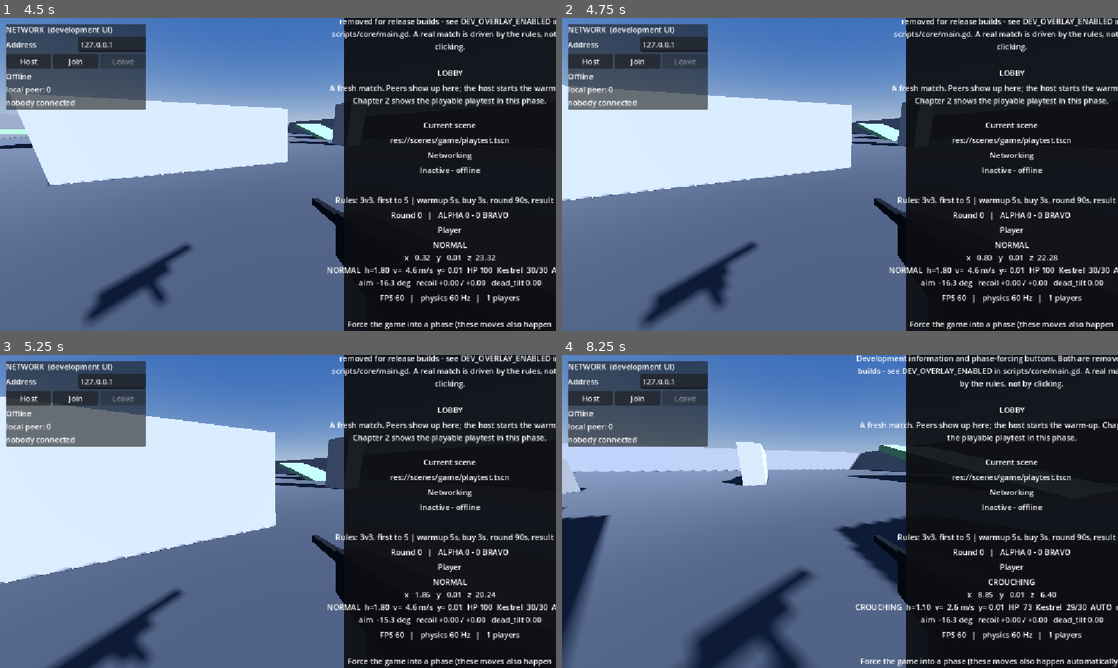
Above: before the commit, frames 1-4 (two rows, left to right).
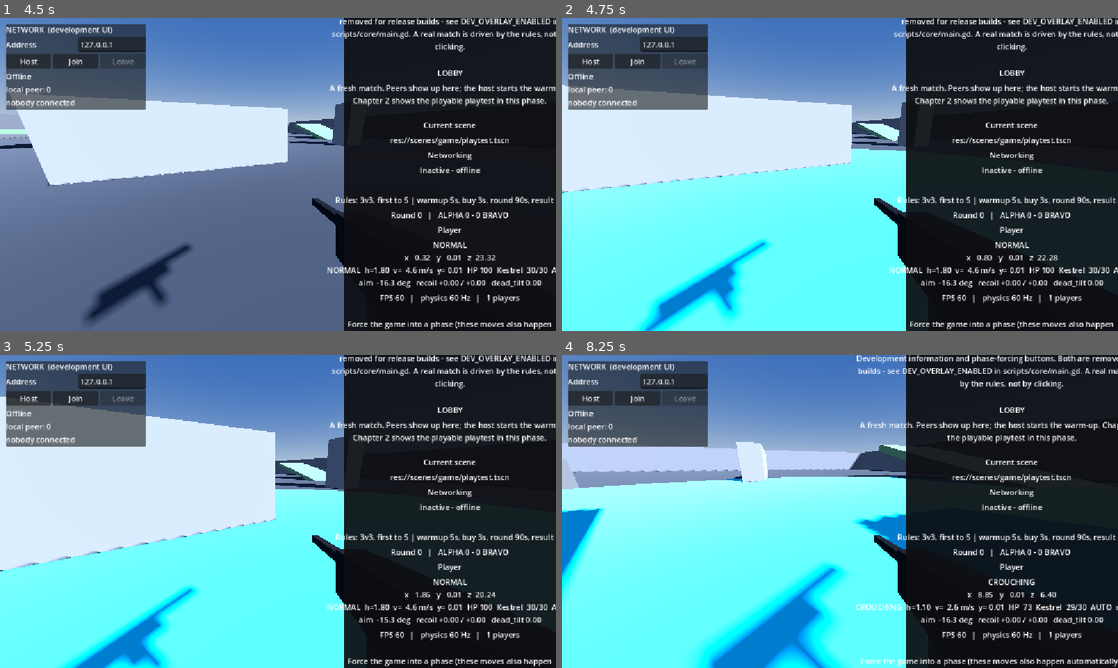
Above: after the commit, the same moments.

Repository: haroonirfan123/tactical-fps
Game: Godot game, scene res://scenes/core/main.tscn
Same seed, same stepped clock (60 frames per second), same inputs: the game is played once before the commit and once after it.
Inputs (mouse positions are in pixels of both pictures, inside the frame that each line leads up to):
- Up to frame 1 (4.5 s): tap Enter at 0.5 s; move the mouse to (400, 158) at 0.52 s; hold D (move_right) 0.53-1.25 s; hold F (echo_field) 0.53-1.25 s; tap Space (jump) at 0.77 s; click "Host game" at 1.25 s; click "Play offline (no networking)" at 2 s; click "Host" at 2.75 s; click "Join" at 3.5 s; move the mouse to (250, 174) at 4.27 s; hold W (move_forward) from 4.28 s (still down); tap Ctrl (crouch) at 4.35 s
- Up to frame 2 (4.75 s): keep holding W (move_forward); tap F (echo_field) at 4.55 s
- Up to frame 3 (5.25 s): keep holding W (move_forward); move the mouse to (289, 505) at 5.02 s; hold F (echo_field) from 5.03 s (still down)
- Up to frame 4 (8.25 s): keep holding W (move_forward); move the mouse to (834, 517) at 5.77 s; release F (echo_field) at 5.78 s; click (834, 517) at 5.85 s; tap F (echo_field) at 6.05, 6.8, 7.35 s; move the mouse to (878, 514) at 6.52 s; hold Shift (sprint) 6.53-7.28 s; tap R (reload) at 7.15 s; move the mouse to (795, 508) at 7.27 s; move the mouse to (845, 511) at 8.02 s; hold Ctrl (crouch) from 8.03 s (still down)

Frame 1 is identical in both runs. In frame 2, 31% of the frame differs, in the area x 0-62%, y 41-100%; in frame 3, 26%; in frame 4, 37%, in the area x 0-62%, y 38-100%.
Error before the commit: Invalid assignment of property or key 'radius' with value of type 'float' on a base object of type 'CylinderMesh'. (res://scripts/game/echo_field.gd:69)

Commit message:
updated game

Diff:
--- a/scripts/game/echo_field.gd
+++ b/scripts/game/echo_field.gd
@@ -66,13 +66,14 @@
 	mesh_instance.name = "FieldMesh"
 
 	var cylinder_mesh := CylinderMesh.new()
-	cylinder_mesh.radius = detection_radius
+	cylinder_mesh.top_radius = detection_radius
+	cylinder_mesh.bottom_radius = detection_radius
 	cylinder_mesh.height = 0.2
 	mesh_instance.mesh = cylinder_mesh
 
 	var material := StandardMaterial3D.new()
-	material.albedo_color = Color(0.2, 0.8, 1.0)
-	material.transparency = 1
+	material.albedo_color = Color(0.2, 0.8, 1.0, 0.3)
+	material.transparency = 0
 	material.render_priority = 1
 	material.cull_mode = StandardMaterial3D.CULL_BACK
 	mesh_instance.material_override = material
@@ -141,9 +142,14 @@
 
 
 ## Called by a player to deploy the Echo Field.
-## Validates on server, then activates.
+## Validates on server, then activates. In offline mode, runs locally.
 @rpc("any_peer", "call_remote", "reliable")
 func request_deploy(position: Vector3) -> void:
+	# In offline mode, execute locally instead of via RPC
+	if not NetworkManager.is_online:
+		_request_deploy_local(position)
+		return
+
 	if not multiplayer.is_server():
 		return
 
@@ -170,6 +176,31 @@
 	position = result.position
 
 	_activate(position, sender, player.state.team)
+
+
+## Local deployment for offline mode.
+func _request_deploy_local(position: Vector3) -> void:
+	var player = NetworkManager.get_local_player()
+	if player == null or not player.state.is_alive:
+		return
+
+	if _cooldown_remaining > 0.0:
+		return
+
+	if is_active:
+		return
+
+	# Validate position is on navmesh/floor
+	var space_state = get_world_3d().direct_space_state
+	var query = PhysicsRayQueryParameters3D.create(position + Vector3(0, 2, 0), position - Vector3(0, 5, 0))
+	query.collision_mask = 1  # WORLD layer = 1 << 0 = 1
+	var result = space_state.intersect_ray(query)
+	if not result:
+		return
+
+	position = result.position
+
+	_activate(position, NetworkManager.SERVER_PEER_ID, player.state.team)
 
 
 func _activate(position: Vector3, peer_id: int, team: int) -> void:
--- a/scripts/game/playtest.gd
+++ b/scripts/game/playtest.gd
@@ -234,6 +234,11 @@
 ## mid-flight and has nothing to hand out otherwise. Everything that has to be
 ## known before the node enters the tree is written here, for that reason and no
 ## other.
+##
+## CRITICAL: We do NOT call configure_for_network here. The node must be added
+## to the scene tree first (by the MultiplayerSpawner) before we can call
+## set_multiplayer_authority on it. The pending_* fields are set here, and
+## Player._ready() will call configure_for_network after the node enters the tree.
 func _spawn_networked_player(data: Variant) -> Player:
 	var spawn_data := data as Dictionary
 	var body := PLAYER_SCENE.instantiate() as Player
@@ -253,6 +258,13 @@
 	body.pending_peer_id = peer_id
 	body.pending_team = int(spawn_data.get("team", Team.Side.NONE))
 	body.pending_display_name = String(spawn_data.get("display_name", ""))
+
+	# Store spawn position and yaw as metadata so _on_player_spawned can read
+	# them back after the node enters the tree. MultiplayerSpawner.get_spawn_data()
+	# is only valid during the spawn function, not in the spawned signal handler.
+	body.set_meta("spawn_pos", spawn_data.get("spawn", FALLBACK_SPAWN))
+	body.set_meta("spawn_yaw", float(spawn_data.get("yaw", 0.0)))
+
 	return body
 
 
@@ -265,13 +277,22 @@
 ## way in. What is left here is the part that can only happen once the node has
 ## a parent and a transform: putting it where the host decided, and noticing if
 ## it is the one this machine drives.
+##
+## [b]Note:[/b] We do NOT call `_spawner.get_spawn_data()` here because that
+## method is only valid during the spawn process (inside the spawn function).
+## The spawn data (position, yaw) was already passed via the spawn function and
+## stored on the body before it entered the tree. We read it back from the
+## body's properties instead.
 func _on_player_spawned(body: Node) -> void:
 	var networked := body as Player
 	if networked == null:
 		return
 
-	var data: Dictionary = _spawner.get_spawn_data()
-	networked.teleport_to(data.get("spawn", FALLBACK_SPAWN), float(data.get("yaw", 0.0)))
+	# The spawn position and yaw were stored on the body by _spawn_networked_player
+	# before it entered the tree. We read them from the body's metadata.
+	var spawn_pos: Vector3 = networked.get_meta("spawn_pos", FALLBACK_SPAWN)
+	var spawn_yaw: float = networked.get_meta("spawn_yaw", 0.0)
+	networked.teleport_to(spawn_pos, spawn_yaw)
 
 	# Matched on the body's own identity rather than on the spawn data, so this
 	# reads the same answer the rest of the node does. A body that disagrees with
--- a/scripts/player/player.gd
+++ b/scripts/player/player.gd
@@ -516,8 +516,10 @@
 	# does not apply - and answering it "wrongly" would hand the single local
 	# player a remote body, a dead camera and no input, which is a game that
 	# renders a room nobody can move in.
+	# Use NetworkManager.local_peer_id instead of multiplayer.get_unique_id()
+	# because this may be called before the node is in the scene tree.
 	is_network_remote = NetworkManager.is_online \
-		and p_peer_id != multiplayer.get_unique_id()
+		and p_peer_id != NetworkManager.local_peer_id
 
 	# The node's own authority follows the owning peer, which is what makes
 	# `is_multiplayer_authority()` - used all over the RPC layer - answer the
Not shown, added: scripts/game/echo_field.gd.uid
Not shown, added: scripts/game/states/buy_state.gd.uid
